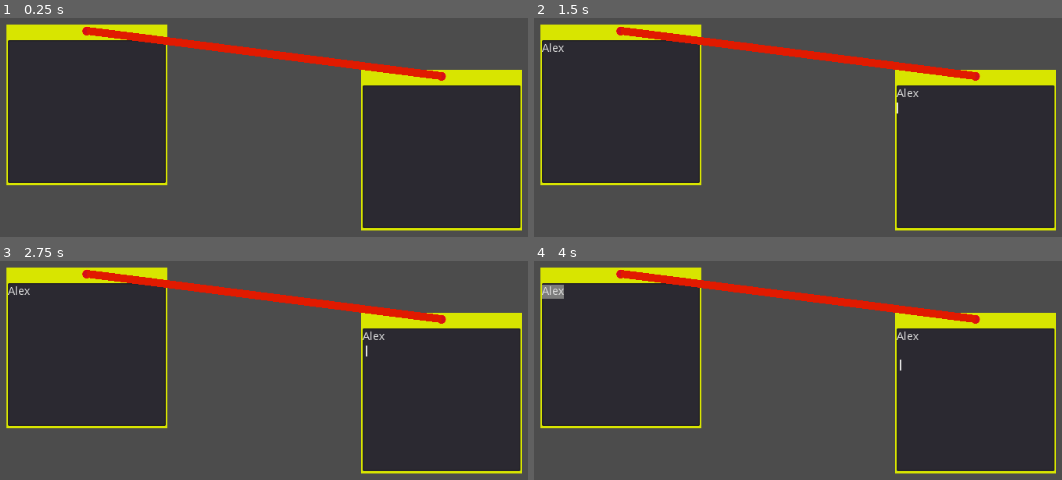
Above: before the commit, frames 1-4 (two rows, left to right).
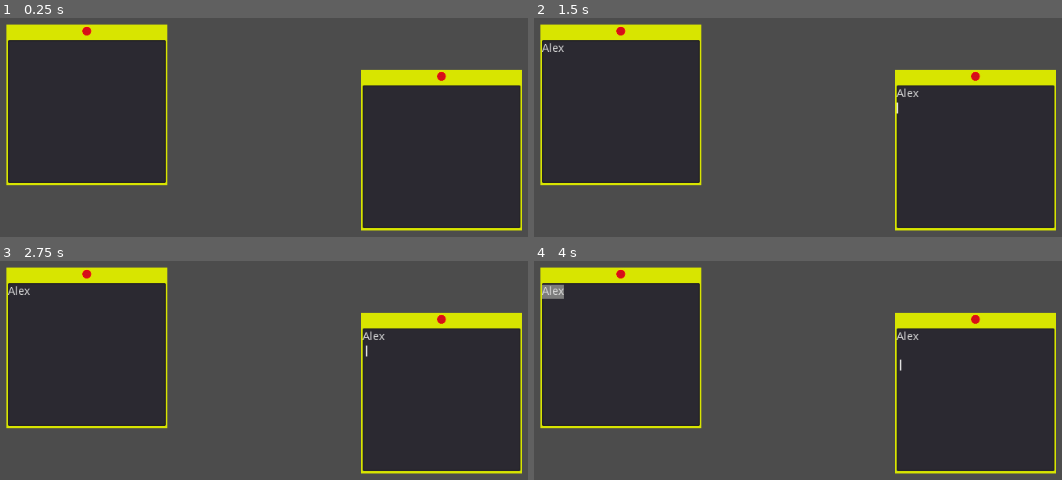
Above: after the commit, the same moments.

Repository: Lucasagus285/Pizarron-Corcho
Game: Godot game, scene res://Test.tscn
The game is run twice, just before and just after one commit, with the same random seed, the same clock (stepped at 60 frames per second) and the same inputs. This scene is started directly instead of the project's main scene.
Inputs (mouse positions are in pixels of both pictures, inside the frame that each line leads up to):
- Up to frame 1 (0.25 s): no input
- Up to frame 2 (1.5 s): click (618, 112) at 0.52 s; type "Alex" at 0.6 s; click (977, 155) at 0.75 s; type "Alex" at 0.83 s; tap Enter at 1.25 s; move the mouse to (1025, 195) at 1.27 s; hold Right (ui_right) from 1.28 s (still down); click (1025, 195) at 1.42 s
- Up to frame 3 (2.75 s): release Right (ui_right) at 2 s; tap Space at 2 s; drag from (outside the picture) to (outside the picture) at 2.02 s
- Up to frame 4 (4 s): tap Enter at 2.75 s; move the mouse to (930, 357) at 2.77 s; hold Right (ui_right) 2.78-3.5 s; click (930, 357) at 2.92 s; tap Space at 3.5 s; drag from (outside the picture) to (607, 390) at 3.52 s

The runs differ from the first frame. In frame 1, 2.6% of the frame differs, in the area x 16-84%, y 4-28%; in frame 2, 2.6%; in frame 3, 2.6%; in frame 4, 2.6%.

Commit message:
Funcionalidad de Threads

Diff:
--- a/Main.gd
+++ b/Main.gd
@@ -14,8 +14,25 @@
 	add_child(note)
 
 func _process(_delta):
-	if (Input.is_action_pressed("ui_right")
-	or Input.is_action_pressed("ui_left")
-	or Input.is_action_pressed("ui_down")
-	or Input.is_action_pressed("ui_up")):
+	if (Input.is_action_pressed("ui_right") or Input.is_action_pressed("ui_left")
+	or Input.is_action_pressed("ui_down") or Input.is_action_pressed("ui_up")):
 		emit_signal("LoseNoteFocus")
+
+var v1 = ""
+var v2 = ""
+
+func newThread(newPath):
+	v2 = v1
+	v1 = newPath
+	if (v1 != v2 and v1 != "" and v2 != ""):
+		createThread(v1, v2)
+		v1 = ""
+		v2 = ""
+
+func createThread(path1, path2):
+	var newT = thread.new()
+	newT.path1 = path1
+	newT.path2 = path2
+	add_child(newT)
+	get_node(path1).threadArray.append(newT)
+	get_node(path2).threadArray.append(newT)
--- a/Main.tscn
+++ b/Main.tscn
@@ -6,7 +6,7 @@
 [ext_resource path="res://Note.tscn" type="PackedScene" id=4]
 [ext_resource path="res://Background.gd" type="Script" id=5]
 
-[node name="Main" type="Node"]
+[node name="Main" type="Node" groups=["notesGroup"]]
 script = ExtResource( 3 )
 Note_scene = ExtResource( 4 )
 CameraPath = NodePath("Camera")
--- a/Note.gd
+++ b/Note.gd
@@ -1,6 +1,6 @@
 extends KinematicBody2D
 
-var threadActive = 0
+var threadArray = []
 
 func _on_Panel_gui_input(event):
 	if event is InputEventScreenDrag:
@@ -8,29 +8,10 @@
 	if event is InputEventMouseButton and event.pressed:
 		match event.button_index:
 			BUTTON_RIGHT:
+				if threadArray.size() != 0:
+					for i in threadArray:
+						if is_instance_valid(i):
+							i.queue_free()
 				queue_free()
 			BUTTON_MIDDLE:
-				newThread()
-
-func newThread():
-	var thread = Line2D.new()
-	if threadActive == 0:
-		thread.add_point(position)
-		thread.width = 15
-		thread.add_point(Vector2(25, 25))
-		thread.name = "thread"
-		get_parent().add_child(thread)
-		 #get_tree().call_group("notesGroup", "set_threadActive_to_1")
-	elif threadActive == 1:
-		thread.add_point(Vector2(0, 0))
-		 #get_tree().call_group("notesGroup", "set_threadActive_to_0")
-	elif threadActive == 2:
-		queue_free()
-	else:
-		threadActive = 0
-
-func set_threadActive_to_1():
-	threadActive = 1
-
-func set_threadActive_to_0():
-	threadActive = 0
+				get_tree().call_group("notesGroup", "newThread", get_path())
--- a/Test.tscn
+++ b/Test.tscn
@@ -1,16 +1,13 @@
 [gd_scene load_steps=3 format=2]
 
 [ext_resource path="res://Note.tscn" type="PackedScene" id=1]
-[ext_resource path="res://TestLine.gd" type="Script" id=2]
+[ext_resource path="res://TestTest.gd" type="Script" id=3]
 
-[node name="Test" type="Node"]
+[node name="Test" type="Node" groups=["notesGroup"]]
+script = ExtResource( 3 )
 
 [node name="Note" parent="." instance=ExtResource( 1 )]
 position = Vector2( 220, 60 )
 
-[node name="TestLine" type="Line2D" parent="Note"]
-default_color = Color( 0.886275, 0.105882, 0, 1 )
-script = ExtResource( 2 )
-
 [node name="Note2" parent="." instance=ExtResource( 1 )]
 position = Vector2( 674, 118 )
--- a/TestLine.gd
+++ /dev/null
@@ -1,8 +0,0 @@
-extends Line2D
-
-func _ready():
-	add_point(Vector2(0, 0))
-	add_point(Vector2(0, 0))
-
-func _process(_delta):
-	set_point_position(1, get_node("../../Note2").position - global_position)
--- /dev/null
+++ b/TestTest.gd
@@ -0,0 +1,13 @@
+extends Node
+
+func _ready():
+	pass
+
+func newThread(newPath):
+	print(get_node(newPath).tester)
+#	v2 = v1
+#	v1 = newPath
+#	if (v1 != v2 and v1 != "" and v2 != ""):
+#		createThread(v1, v2)
+#		v1 = ""
+#		v2 = ""
--- /dev/null
+++ b/ThreadClass.gd
@@ -0,0 +1,15 @@
+class_name thread
+
+extends Line2D
+
+var path1
+var path2
+
+func _ready():
+	set_default_color(Color(0.85, 0, 0))
+	add_point(Vector2(0, 0))
+	add_point(Vector2(0, 0))
+
+func _process(_delta):
+	set_point_position(0, get_node(path1).position - global_position)
+	set_point_position(1, get_node(path2).position - global_position)
--- a/project.godot
+++ b/project.godot
@@ -7,6 +7,16 @@
 ;   param=value ; assign values to parameters
 
 config_version=4
+
+_global_script_classes=[ {
+"base": "Line2D",
+"class": "thread",
+"language": "GDScript",
+"path": "res://ThreadClass.gd"
+} ]
+_global_script_class_icons={
+"thread": ""
+}
 
 [application]
 
